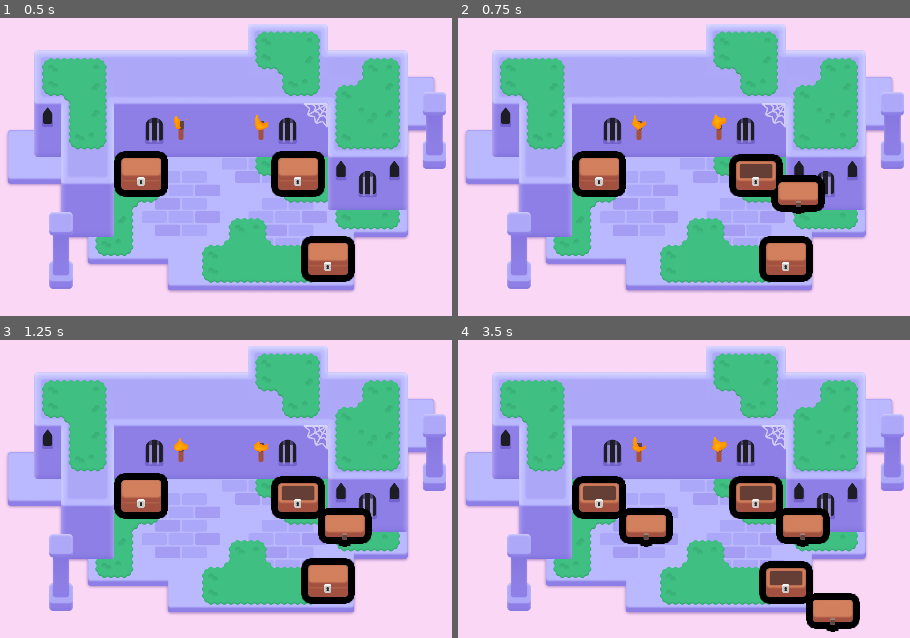
Above: before the commit, frames 1-4 (two rows, left to right).
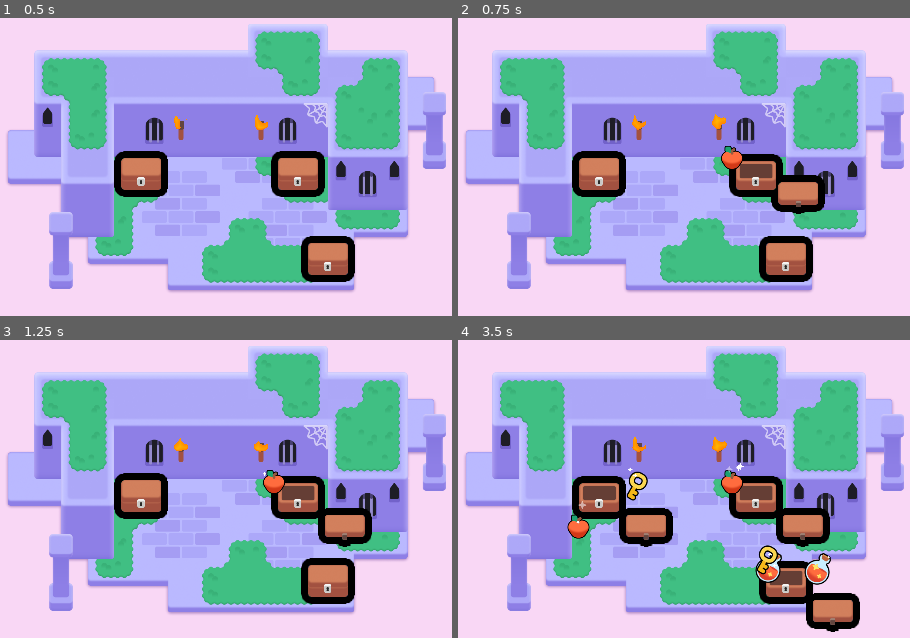
Above: after the commit, the same moments.

Repository: Wurtyl/2d-GameDev-Course
Game: Godot game, scene res://lessons/mini_dungeon.tscn
Two runs of this game, one before a commit and one after it. Both use one fixed random seed, a clock stepped at 60 frames per second and the inputs below.
Inputs (mouse positions are in pixels of both pictures, inside the frame that each line leads up to):
- Up to frame 1 (0.5 s): no input
- Up to frame 2 (0.75 s): tap Enter at 0.5 s; move the mouse to (756, 172) at 0.52 s; press the mouse at (756, 172) at 0.53 s; hold D (move_right) from 0.53 s (still down)
- Up to frame 3 (1.25 s): keep holding D (move_right); tap Space at 0.77 s
- Up to frame 4 (3.5 s): move the mouse to (787, 581) at 1.27 s; release D (move_right) at 1.28 s; release the mouse at (787, 581) at 1.28 s; hold S (move_down) 1.28-2.03 s; right-click (787, 581) at 1.35 s; click (787, 581) at 1.42 s; tap Space at 1.52, 3.02 s; move the mouse to (598, 494) at 2.02 s; hold D (move_right) 2.03-2.78 s; tap Z at 2.1 s; click (598, 494) at 2.17 s; move the mouse to (638, 587) at 2.77 s; hold W (move_up) from 2.78 s (still down); click (638, 587) at 2.85 s

Frame 1 is identical in both runs. In frame 2, 0.3% of the frame differs, in the area x 58-64%, y 42-51%; in frame 3, 0.3%; in frame 4, 1.9%, in the area x 24-83%, y 41-83%.

Commit message:
M.6 / L.6 - Spawn Random Loot + Practice / Complete

Diff:
--- a/M06.looting_workbook/lessons/chest/chest.gd
+++ b/M06.looting_workbook/lessons/chest/chest.gd
@@ -2,6 +2,7 @@
 
 @onready var canvas_group = $CanvasGroup
 @onready var animation_player: AnimationPlayer = $AnimationPlayer
+@export var possible_items: Array[PackedScene] = []
 var is_open := false
 
 func _ready() -> void:
@@ -39,3 +40,15 @@
 	is_open = true
 	animation_player.play("open")
 	input_pickable = false
+	if possible_items.is_empty():
+		return
+	for current_index in range(randi_range(1, 3)):
+		_spawn_random_item()
+
+func _spawn_random_item() -> void:
+	var loot_item: Area2D = possible_items.pick_random().instantiate()
+	add_child(loot_item)
+	var random_angle := randf_range(0.0, 2.0 * PI)
+	var random_direction := Vector2(1.0, 0.0).rotated(random_angle)
+	var random_distance := randf_range(60.0, 120.0)
+	loot_item.position = random_direction * random_distance
--- a/M06.looting_workbook/lessons/chest/chest.tscn
+++ b/M06.looting_workbook/lessons/chest/chest.tscn
@@ -1,10 +1,13 @@
-[gd_scene load_steps=11 format=3 uid="uid://m8w232sqestx"]
+[gd_scene load_steps=14 format=3 uid="uid://m8w232sqestx"]
 
 [ext_resource type="Shader" path="res://lessons/chest/group_outline.gdshader" id="1_bcxoa"]
 [ext_resource type="Script" path="res://lessons/chest/chest.gd" id="1_rult6"]
 [ext_resource type="Texture2D" uid="uid://bnem1cahhoxdk" path="res://lessons/chest/top.png" id="2_eh16b"]
 [ext_resource type="Texture2D" uid="uid://c3hwsm5ugp8qw" path="res://lessons/chest/bottom.png" id="2_l6n8r"]
+[ext_resource type="PackedScene" uid="uid://0i1g0cunmseb" path="res://lessons/items/apple.tscn" id="2_qonbh"]
 [ext_resource type="Texture2D" uid="uid://bu2jin246nel5" path="res://lessons/chest/lock.png" id="3_2byyv"]
+[ext_resource type="PackedScene" uid="uid://ctqyr0ufyoktk" path="res://lessons/items/key.tscn" id="3_2o8sj"]
+[ext_resource type="PackedScene" uid="uid://hdxqgspfcaur" path="res://lessons/items/potion.tscn" id="4_0trfs"]
 
 [sub_resource type="RectangleShape2D" id="RectangleShape2D_2qgjv"]
 size = Vector2(94, 74)
@@ -54,6 +57,7 @@
 
 [node name="Chest" type="Area2D"]
 script = ExtResource("1_rult6")
+possible_items = Array[PackedScene]([ExtResource("2_qonbh"), ExtResource("3_2o8sj"), ExtResource("4_0trfs")])
 
 [node name="CollisionShape2D" type="CollisionShape2D" parent="."]
 visible = false
--- a/M06.looting_workbook/practices/L6.P1.the_pinata/balloon_pinata.gd
+++ b/M06.looting_workbook/practices/L6.P1.the_pinata/balloon_pinata.gd
@@ -16,17 +16,17 @@
 		spawn_candy()
 		input_pickable = false
 
+func spawn_candy() -> void:
+	for current_index in range(3):
+		# Complete the variables to calculate a random position in a circle using polar coordinates.
+		var radius := randf_range(0.0, 100.0)
+		var angle := randf_range(0.0, 2.0 * PI)
 
-func spawn_candy() -> void:
-	# You have to loop 3 times over the next lines of code!
-	for current_index in range(0):
-		# Complete the variables to calculate a random position in a circle using polar coordinates.
-		var radius := 0.0
-		var angle := 0.0
-
-		var random_direction := Vector2()
-		var random_position := Vector2()
+		var random_direction := Vector2(1.0 , 0.0).rotated(angle)
+		var random_position := Vector2(radius * random_direction)
 
 		# Instantiate and add the candy as a child of the piñata.
 		const CANDY_PACKED_SCENE := preload("candy/candy.tscn")
-		var candy: Node2D = null
+		var candy: Node2D = CANDY_PACKED_SCENE.instantiate()
+		add_child(candy)
+		candy.position = random_position
--- a/M06.looting_workbook/practices/L6.P1.the_pinata/the_pinata.tscn
+++ b/M06.looting_workbook/practices/L6.P1.the_pinata/the_pinata.tscn
@@ -1,16 +1,11 @@
-[gd_scene load_steps=3 format=3]
+[gd_scene load_steps=2 format=3 uid="uid://cjx3y8x1a2ttj"]
 
 [ext_resource type="PackedScene" path="res://practices/L6.P1.the_pinata/balloon_pinata.tscn" id="1_33y8y"]
-[ext_resource type="Script" path="res://practices/L6.P1.the_pinata/balloon_pinata.gd" id="2_qwpvp"]
 
 [node name="ThePiñata" type="Node2D"]
 metadata/_edit_horizontal_guides_ = []
 
-[node name="BalloonPinata" type="Area2D" parent="." instance=ExtResource("1_33y8y")]
-position = Vector2(960, 540)
-collision_layer = 2
-collision_mask = 0
-script = ExtResource("2_qwpvp")
+[node name="BalloonPinata" parent="." instance=ExtResource("1_33y8y")]
 
 [node name="ExtraVisuals" type="Node" parent="."]
 
